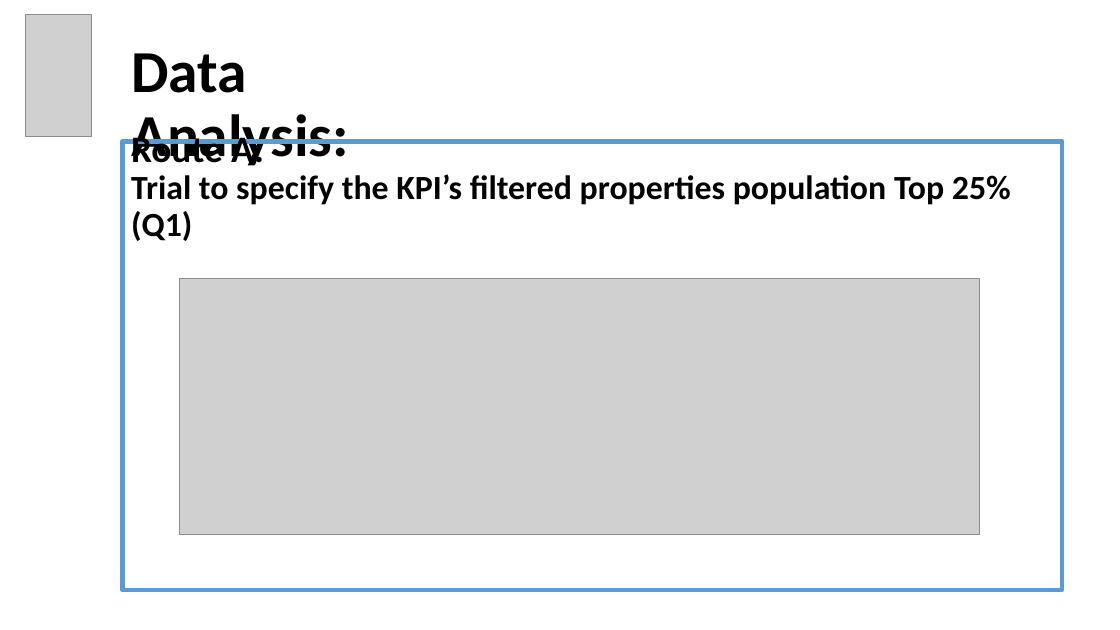
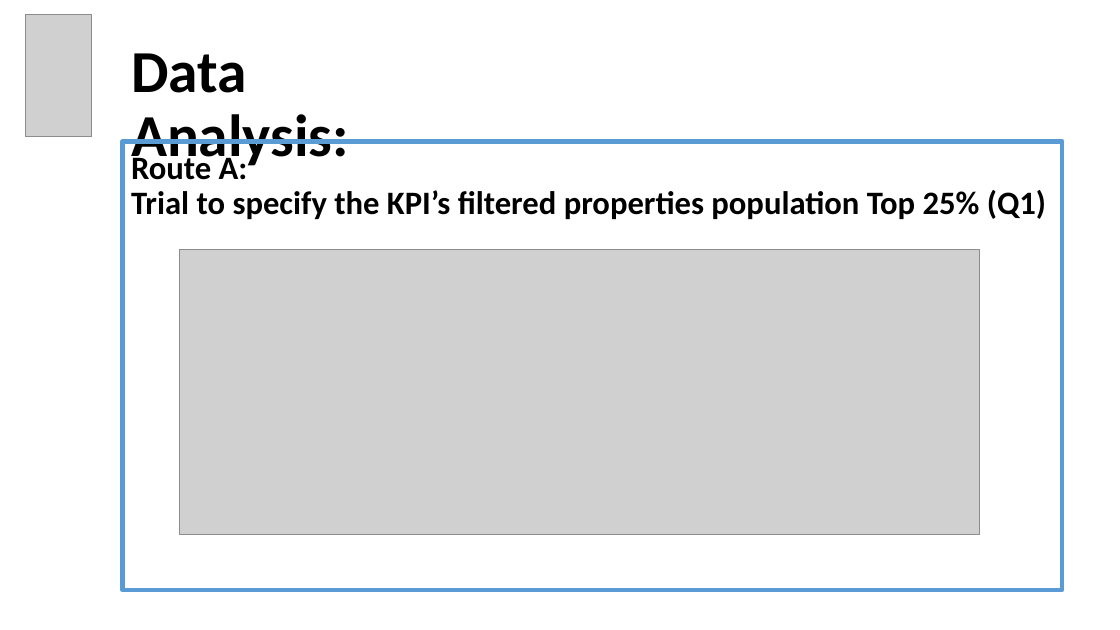
Before and after one commit to OdedMark/DataAnalystCourseFinalProject, a slide deck: slide 7 of Final Project Data Analyst Program Hebrew University of Jerusalem.pptx. Drawn at 1120x630 pixels with LibreOffice and Linux fonts; fonts in the diff are those of the drawing; grey boxes stand for pictures. Boxes give left, top, right and bottom in pixels: in the first picture for what was removed or moved away, otherwise in the second. Text is boxed around its words. In the diff, an @@ line names an element or a change of style, - is before the commit and + after.

```diff
--- a/Final Project Data Analyst Program Hebrew University of Jerusalem.pptx
+++ b/Final Project Data Analyst Program Hebrew University of Jerusalem.pptx
@@ text "Route A:" at (x1=131, y1=153, x2=1046, y2=219): size 32 to 28 pt in "Route A:"; size 29 to 28 pt in "Trial to specify the KPI’s filtered properties ..." @@
@@ picture resized from (x1=180, y1=278, x2=980, y2=534) to (x1=180, y1=250, x2=980, y2=535) @@
```
Also in this commit, not shown: 11 other slides changed, 3 slides added.
